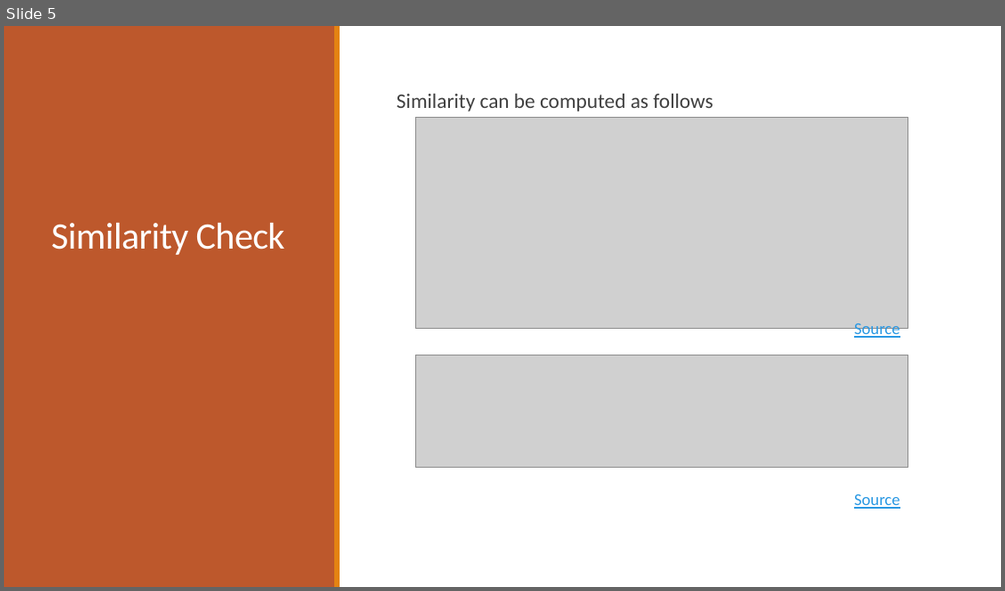
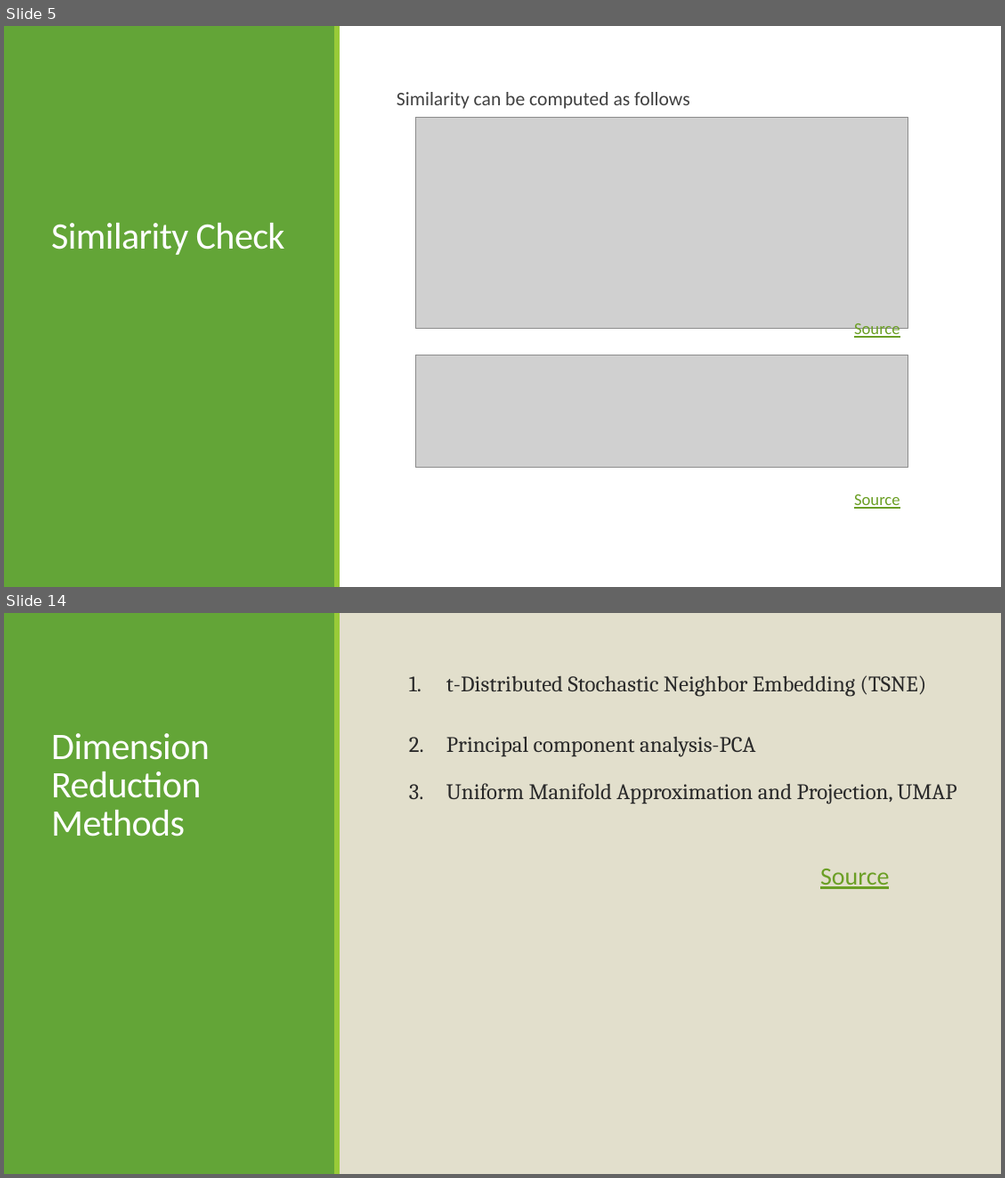
Before and after one commit to ChrisAlex2104/-Recommendation-using-Collaborative-Filtering, a slide deck: AI presentation.pptx. Shown one above the other, each under a label of ours: slide 5 before the commit, slides 5 and 14 after it; the slides between them are not shown. The pictures are 1005x591 and 1005x1178 pixels, drawn with LibreOffice and Linux fonts; fonts in the diff are those of the drawing; grey boxes stand for pictures. Boxes give left, top, right and bottom in pixels: in the first picture for what was removed or moved away, otherwise in the second. Text is boxed around its words. In the diff, an @@ line names an element or a change of style, - is before the commit and + after.

```diff
--- a/AI presentation.pptx
+++ b/AI presentation.pptx
@@ slide 14 added at (4,613,1001,1174), background #E2DFCC; not listed: 2 template elements that a slide beside it also shows @@
@@ text added at (446,675,956,804), 16 pt, text #292929 @@
+1. t-Distributed Stochastic Neighbor Embedding (TSNE)
+2. Principal component analysis-PCA
+3. Uniform Manifold Approximation and Projection, UMAP
@@ title added at (51,733,210,836), 27 pt, text #FFFFFF @@
+Dimension Reduction Methods
@@ text added at (820,868,889,889), 18 pt, text #6B9F25, underline @@
+Source
@@ slide 5 changed as well @@
@@ rectangle at (4,26,335,586): fill #BD582C to #63A537 @@
@@ rectangle at (334,26,339,586): fill #E48312 to #99CB38 @@
@@ text "Similarity can be computed as ..." at (396,92,690,109): size 15 to 13.9 pt; line spacing 0.9 to 0.8 @@
@@ text "Source" at (854,323,900,339): text colour #2998E3 to #6B9F25 @@
@@ text "Source" at (854,494,900,508): text colour #2998E3 to #6B9F25 @@
```
Also in this commit, not shown: 4 other slides changed, 12 other slides added, 1 other file.
